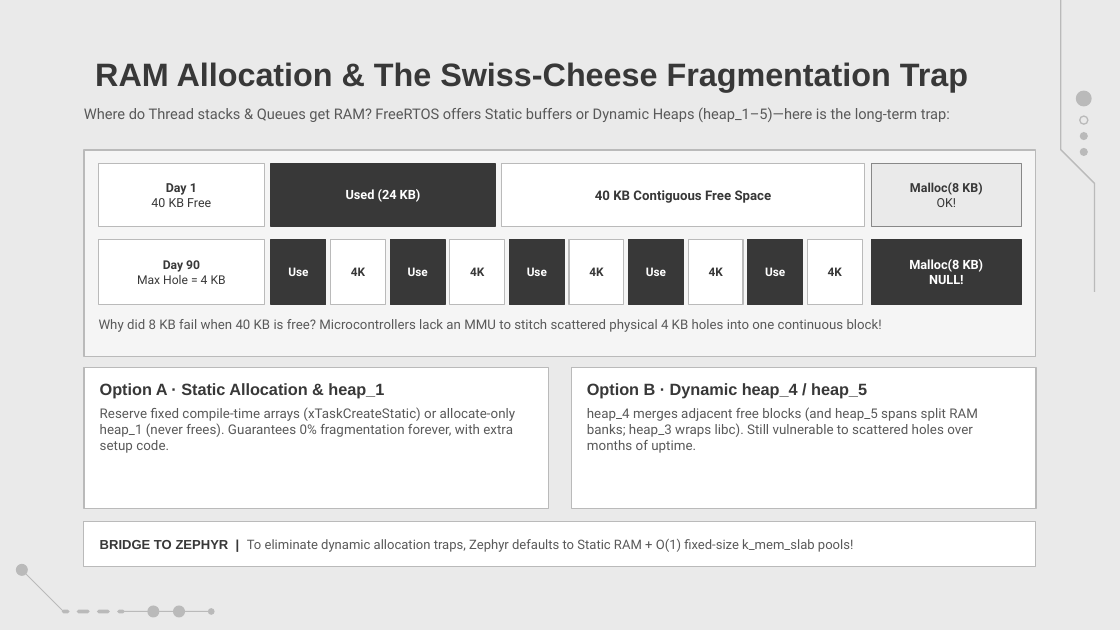
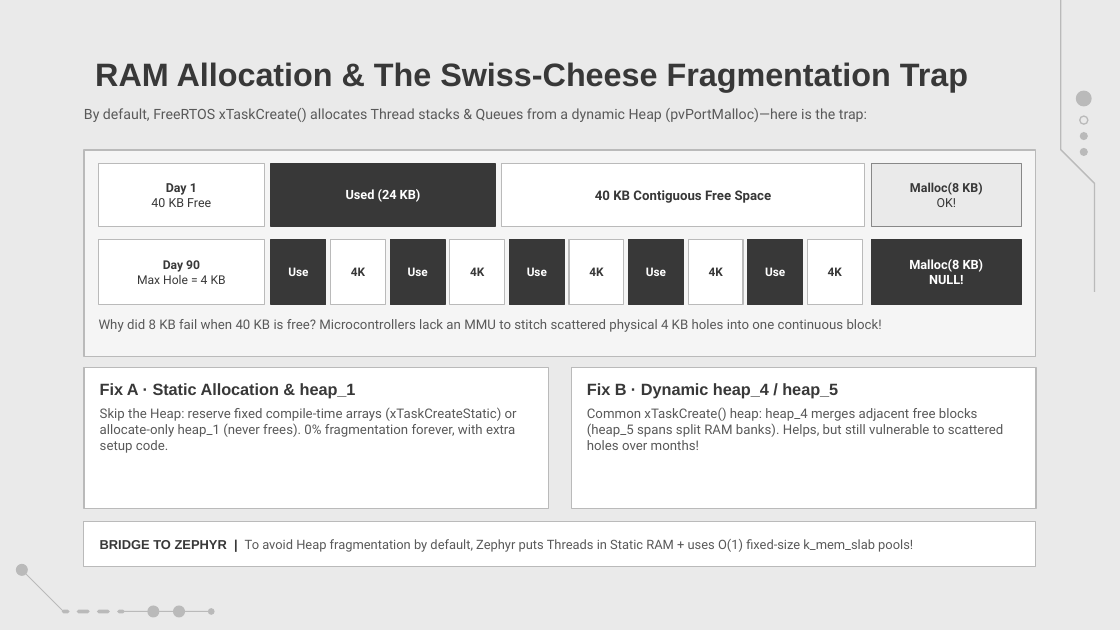
Before and after one commit to amrsaeedcse/zephyr-vs-freertos-presentation, a slide deck: slide 12 of Zephyr_RTOS_vs_FreeRTOS.pptx. Drawn at 1120x630 pixels with LibreOffice and Linux fonts; fonts in the diff are those of the drawing; background and template pictures are left out. Boxes give left, top, right and bottom in pixels: in the first picture for what was removed or moved away, otherwise in the second. Text is boxed around its words. In the diff, an @@ line names an element or a change of style, - is before the commit and + after.

```diff
--- a/Zephyr_RTOS_vs_FreeRTOS.pptx
+++ b/Zephyr_RTOS_vs_FreeRTOS.pptx
@@ text at bbox=[84, 108, 867, 122]: text changed; size 9.4 to 9.1 pt @@
-Where do Thread stacks & Queues get RAM? FreeRTOS offers Static buffers or Dynamic Heaps (heap_1–5)—here is the long-term trap:
+By default, FreeRTOS xTaskCreate() allocates Thread stacks & Queues from a dynamic Heap (pvPortMalloc)—here is the trap:
@@ text in rectangle at bbox=[100, 383, 517, 453]: text changed; size 8.6 to 8.5 pt @@
-Option A · Static Allocation & heap_1
-Reserve fixed compile-time arrays (xTaskCreateStatic) or allocate-only heap_1 (never frees). Guarantees 0% fragmentation forever, with extra setup code.
+Fix A · Static Allocation & heap_1
+Skip the Heap: reserve fixed compile-time arrays (xTaskCreateStatic) or allocate-only heap_1 (never frees). 0% fragmentation forever, with extra setup code.
@@ text in rectangle at bbox=[587, 383, 1003, 450]: text changed; size 8.6 to 8.5 pt @@
-Option B · Dynamic heap_4 / heap_5
-heap_4 merges adjacent free blocks (and heap_5 spans split RAM banks; heap_3 wraps libc). Still vulnerable to scattered holes over months of uptime.
+Fix B · Dynamic heap_4 / heap_5
+Common xTaskCreate() heap: heap_4 merges adjacent free blocks (heap_5 spans split RAM banks). Helps, but still vulnerable to scattered holes over months!
@@ text in rectangle at bbox=[100, 539, 913, 552]: text changed; size 8.4 to 8.3 pt @@
-BRIDGE TO ZEPHYR | To eliminate dynamic allocation traps, Zephyr defaults to Static RAM + O(1) fixed-size k_mem_slab pools!
+BRIDGE TO ZEPHYR | To avoid Heap fragmentation by default, Zephyr puts Threads in Static RAM + uses O(1) fixed-size k_mem_slab pools!
```
Also in this commit, not shown: 12 other slides changed, 6 other files.
